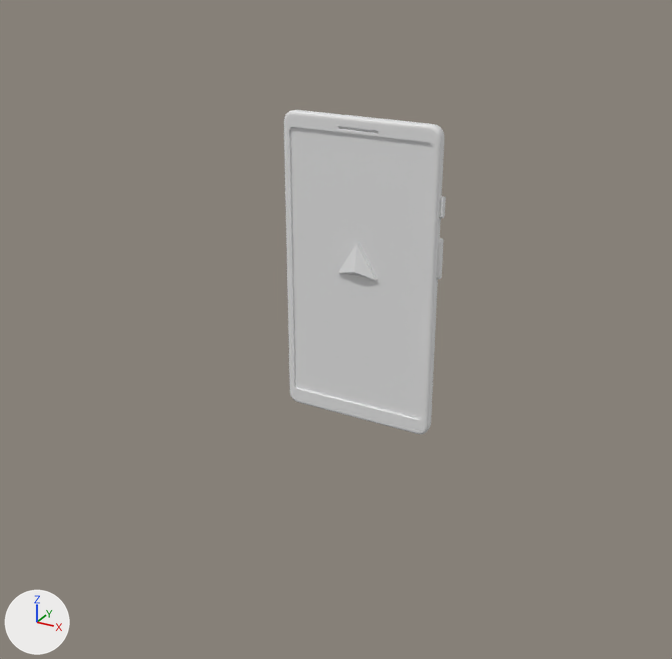
Two versions of the glTF model dataset/unit_test/mesh_00.glb, one commit apart.
The view is the same before and after, from a 50 mm camera at (1.96, -3.8, 1.58) aimed at (-0.05, -0.15, -0.25). Every picture has the same lights, and +X, +Y and +Z are marked at lower left. Vertices at the same position are counted once.
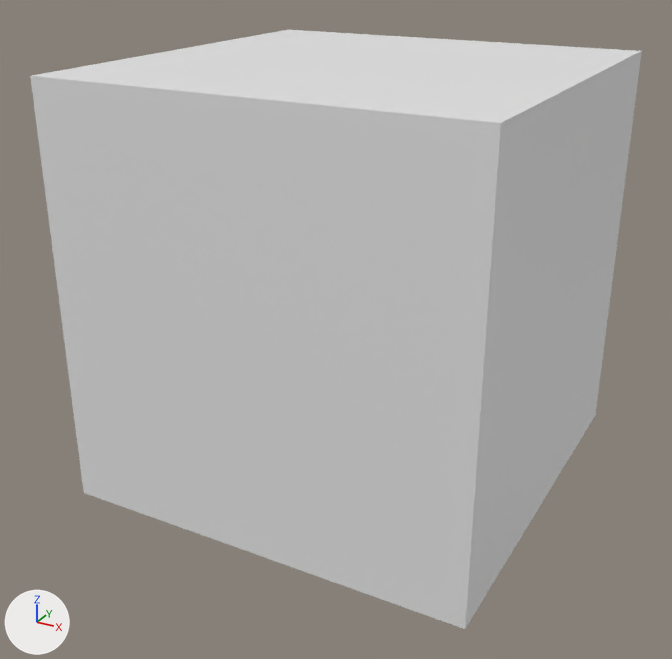
Boxes [x1, y1, x2, y2] around the edits, measured in the pictures (672 x 659 px):
'Cube', reshaped, rescaled (276% wider, 85% taller)
    before: [284, 110, 446, 434]
    after: [30, 30, 642, 629]
part 1 of me_cube, added
    after: [30, 30, 642, 629]
part 2 of me_cube, deleted
    before: [284, 110, 444, 434]
part 3 of me_cube, deleted
    before: [436, 238, 444, 279]
part 4 of me_cube, deleted
    before: [439, 196, 446, 218]
part 5 of me_cube, deleted
    before: [338, 242, 377, 280]

Diff of the bpy script that builds the scene:
```diff
--- a/dataset/unit_test/mesh_00.glb.py
+++ b/dataset/unit_test/mesh_00.glb.py
@@ me_cube @@
 me_cube.from_pydata(...)  # 663 vertices, 1306 faces; spans x -0.0378..0.0392, y -0.0065..0.005, z -0.0737..0.0713
 # used by ob_cube; location = (0.0, 0.0, 0.0); scale = (10.7, 10.7, 10.7)
-me_cube.materials.append(mat_material)  # white #e7e7e7
+# me_cube part 1: a new loose piece, a box spanning x -1.0..1.0, y -1.0..1.0, z -1.0..1.0
+# me_cube part 2: the loose piece of 500 vertices spanning x -0.0378..0.0378, y -0.0035..0.0037, z -0.0737..0.0713 is deleted
+# me_cube part 3: the loose piece of 58 vertices spanning x 0.0358..0.0392, y -0.0013..0.0016, z 0.0046..0.0229 is deleted
+# me_cube part 4: the loose piece of 58 vertices spanning x 0.0358..0.0392, y -0.0012..0.0017, z 0.0321..0.0414 is deleted
+# me_cube part 5: the loose piece of 11 vertices spanning x -0.0096..0.0099, y -0.0065..-0.0022, z 0.0..0.0159 is deleted
@@ ob_cube @@
 ob_cube.location = (0.0, 0.0, 0.0)
-ob_cube.scale = (10.7, 10.7, 10.7)
```
